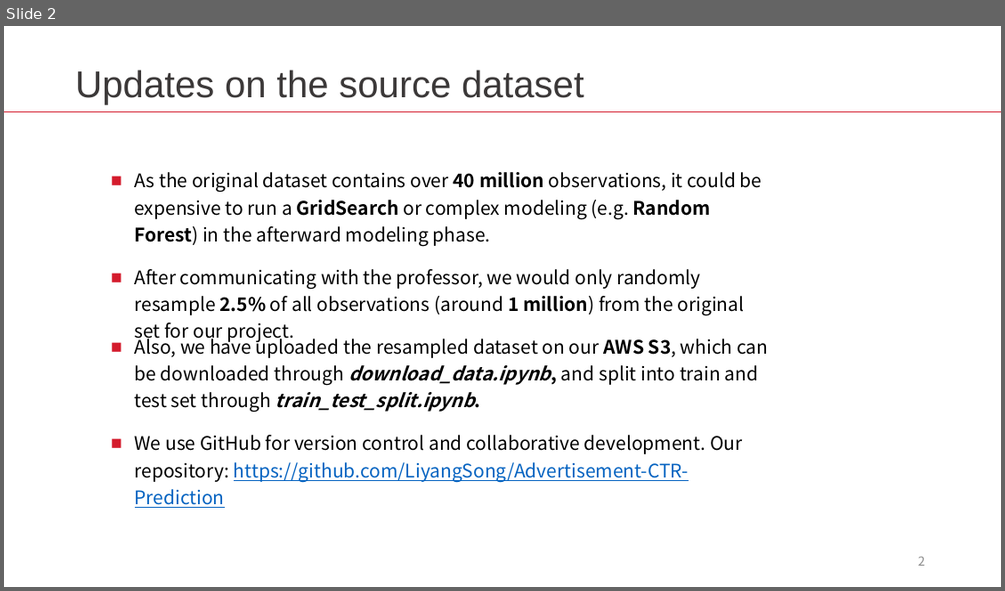
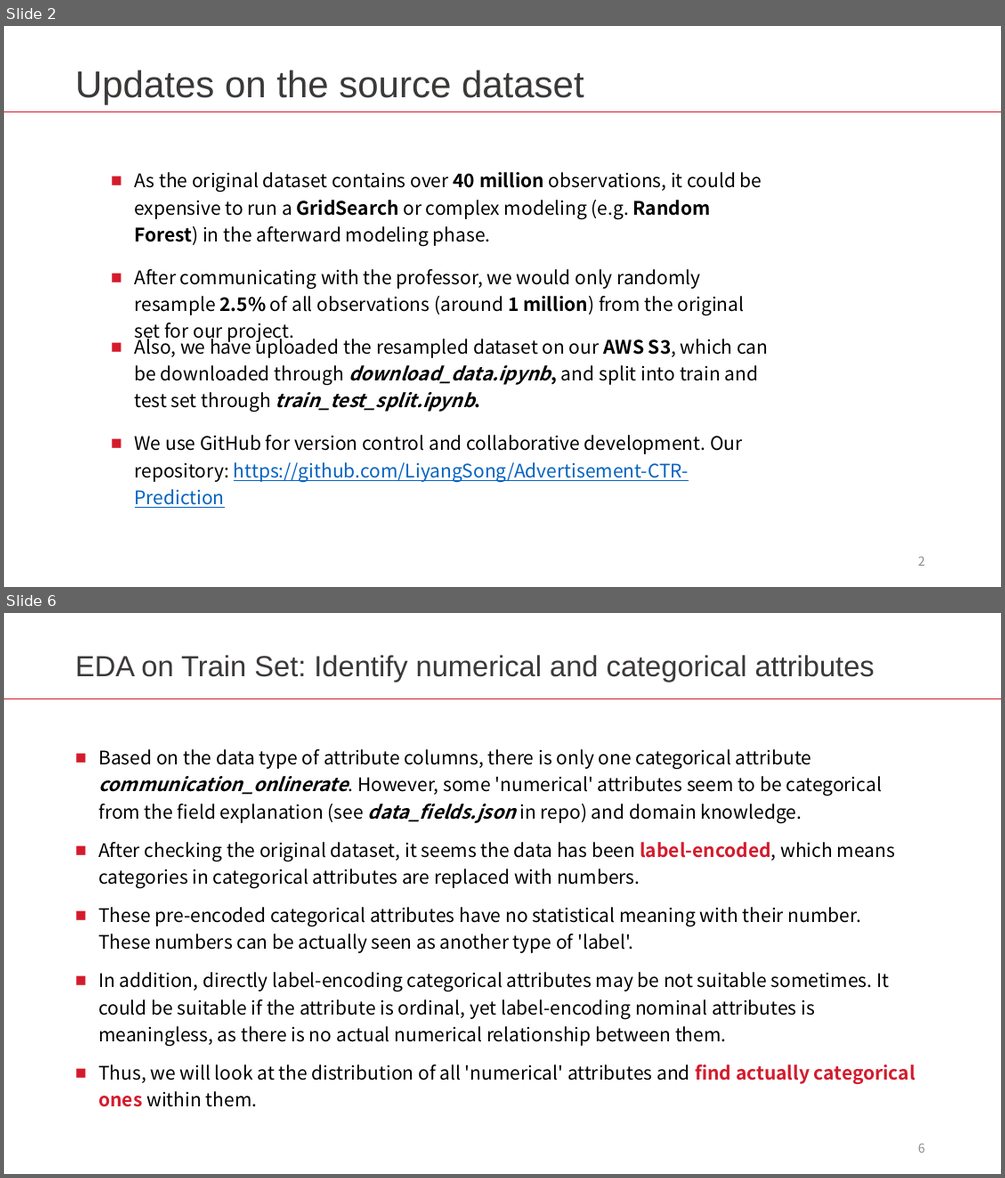
Before and after one commit to LiyangSong/Advertisement-CTR-Prediction, a slide deck: submissions/phase2/eda.pptx. Shown one above the other, each under a label of ours: slide 2 before the commit, slides 2 and 6 after it; the slides between them are not shown. The pictures are 1005x591 and 1005x1178 pixels, drawn with LibreOffice and Linux fonts; fonts in the diff are those of the drawing. Boxes give left, top, right and bottom in pixels: in the first picture for what was removed or moved away, otherwise in the second. Text is boxed around its words. In the diff, an @@ line names an element or a change of style, - is before the commit and + after.

Commit message:
complete eda slides

```diff
--- a/submissions/phase2/eda.pptx
+++ b/submissions/phase2/eda.pptx
@@ slide 6 added at (x1=4, y1=613, x2=1001, y2=1174), background #FFFFFF @@
@@ text added at (x1=75, y1=655, x2=874, y2=682), 28 pt, text #3B3838 @@
+EDA on Train Set: Identify numerical and categorical attributes
@@ rectangle added at (x1=4, y1=698, x2=1001, y2=699), fill #D41B2C @@
@@ text added at (x1=98, y1=749, x2=882, y2=823), 18 pt, text #000000 @@
+■ Based on the data type of attribute columns, there is only one categorical attribute communication_onlinerate. However, some 'numerical' attributes seem to be categorical from the field explanation (see data_fields.json in repo) and domain knowledge.
@@ text added at (x1=98, y1=842, x2=895, y2=888), 18 pt, text #000000 @@
+■ After checking the original dataset, it seems the data has been label-encoded, which means categories in categorical attributes are replaced with numbers.
@@ text added at (x1=98, y1=907, x2=861, y2=953), 18 pt, text #000000 @@
+■ These pre-encoded categorical attributes have no statistical meaning with their number. These numbers can be actually seen as another type of 'label'.
@@ text added at (x1=98, y1=972, x2=889, y2=1046), 18 pt, text #000000 @@
+■ In addition, directly label-encoding categorical attributes may be not suitable sometimes. It could be suitable if the attribute is ordinal, yet label-encoding nominal attributes is meaningless, as there is no actual numerical relationship between them.
@@ text added at (x1=98, y1=1064, x2=915, y2=1107), 18 pt, text #000000 @@
+■ Thus, we will look at the distribution of all 'numerical' attributes and find actually categorical ones within them.
@@ page number added at (x1=918, y1=1143, x2=925, y2=1152), 12 pt, text #8C8C8C @@
+6
```
Also in this commit, not shown: 10 other slides added, 1 slide removed, 1 other file.
